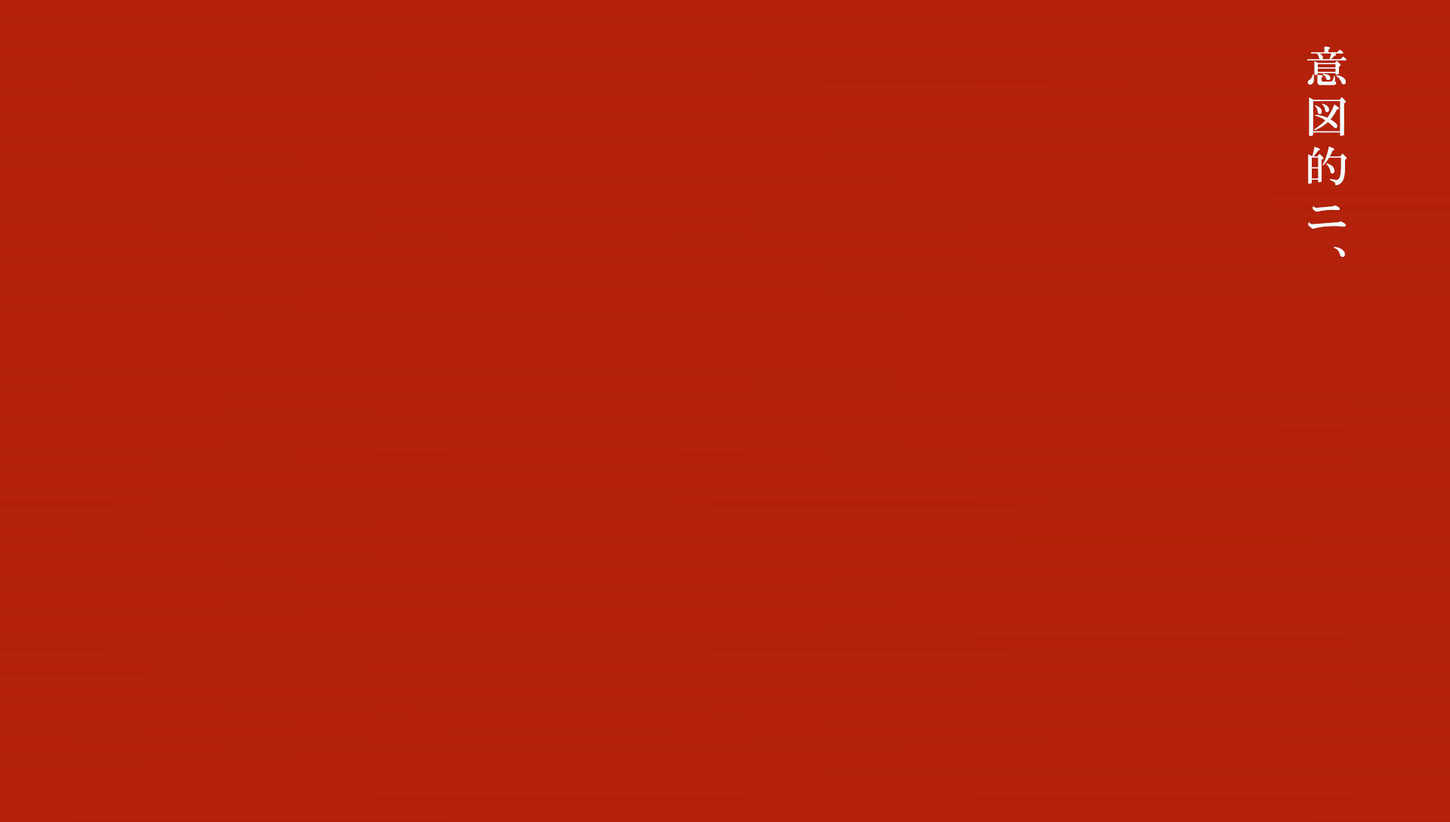
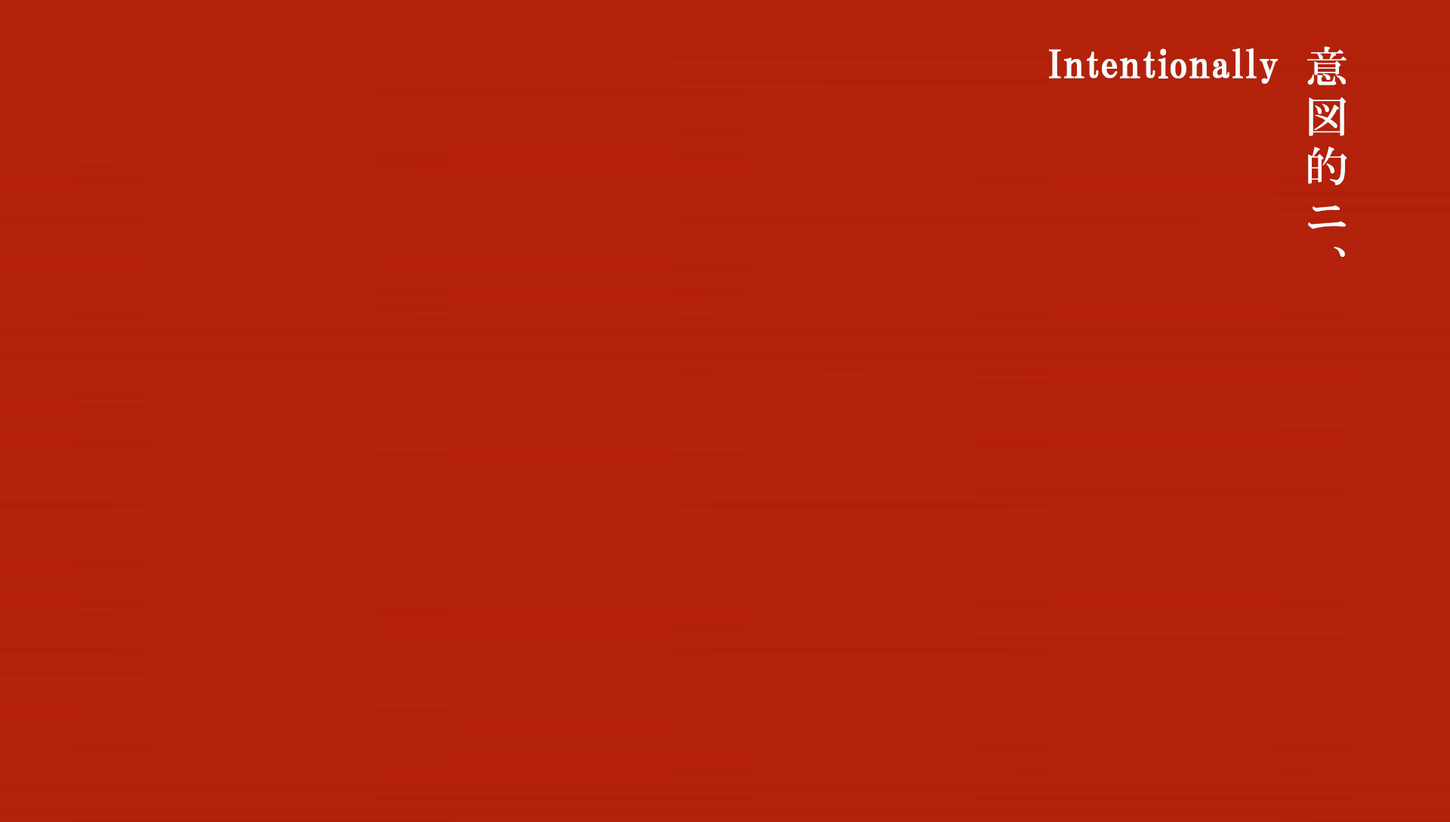
Layer changes from the first w=1450, h=822 image to the second:
added layer "Intentionally" above "意図的ニ、" over [1048, 48, 1278, 84]
